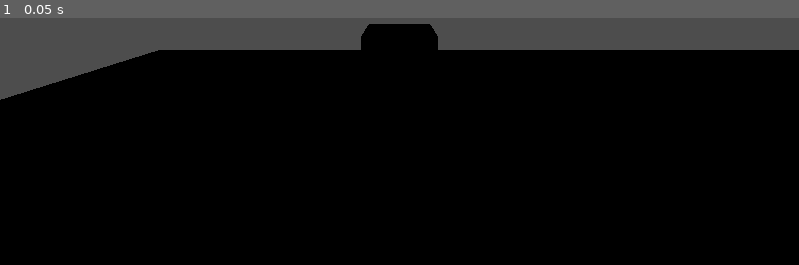
Above: before the commit, frame 1.
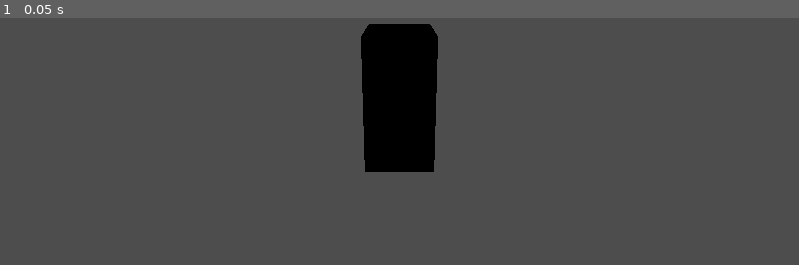
Above: after the commit, the same moment.

Repository: RatedMForMormon/terracraft
Game: Godot game, scene res://scenes/world.tscn
Same seed, same stepped clock (60 frames per second), same inputs: the game is played once before the commit and once after it.
Inputs:
- Up to frame 1 (0.05 s): no input

The runs differ from the first frame. In frame 1, 81% of the frame differs, in the area x 0-100%, y 12-100%.
Error in both runs: Attempt to call function 'get_distance' in base 'null instance' on a null instance. (res://scripts/player.gd:30)

Commit message:
[major changes] "infinite" chunk generation w/threading

Diff:
--- a/scripts/World.gd
+++ b/scripts/World.gd
@@ -4,14 +4,35 @@
 
 var render_distance = 5
 @onready var chunks = $Chunks
-@onready var player = $Player
-
-var load_thread = Thread.new()
-var thread_start = Callable(self, "_thread_process")
+@onready var player = $player
+var load_thread: Thread
 func _ready():
 	for x in range(0, render_distance):
 		for z in range(0, render_distance):
 			var chunk = chunk_scene.instantiate()
-			chunk.position = Vector3(x * 16, 0, z * 16) # chunks are 16x64x16, so put them 16 blocks apart on the x and z axis
+			chunk.set_chunk_position(x, z)
 			chunks.add_child(chunk)
-	load_thread.start(thread_start)
+	load_thread = Thread.new()
+#	print_debug("starting thread")
+	load_thread.start(_thread_process.bind("yo mama"), Thread.PRIORITY_HIGH)
+
+func _thread_process(userdata): # make this function duplicateable so I can run 5-6 at a time
+
+	while true:
+		for chunk in chunks.get_children():
+			var chunkx = chunk.chunk_position.x
+			var chunkz = chunk.chunk_position.y
+
+			var playerx = floor(player.position.x / Global.DIMENSION.x)
+			var playerz = floor(player.position.z / Global.DIMENSION.z)
+
+			var new_x = posmod(chunkx - playerx + render_distance/2, render_distance) + playerx - render_distance/2
+			var new_z = posmod(chunkz - playerz + render_distance/2, render_distance) + playerz - render_distance/2
+
+			if new_x != chunkx or new_z != chunkz:
+				chunk.set_chunk_position(int(new_x), int(new_z))
+				chunk.generate()
+				chunk.update()
+
+func _exit_tree():
+	load_thread.wait_to_finish()
